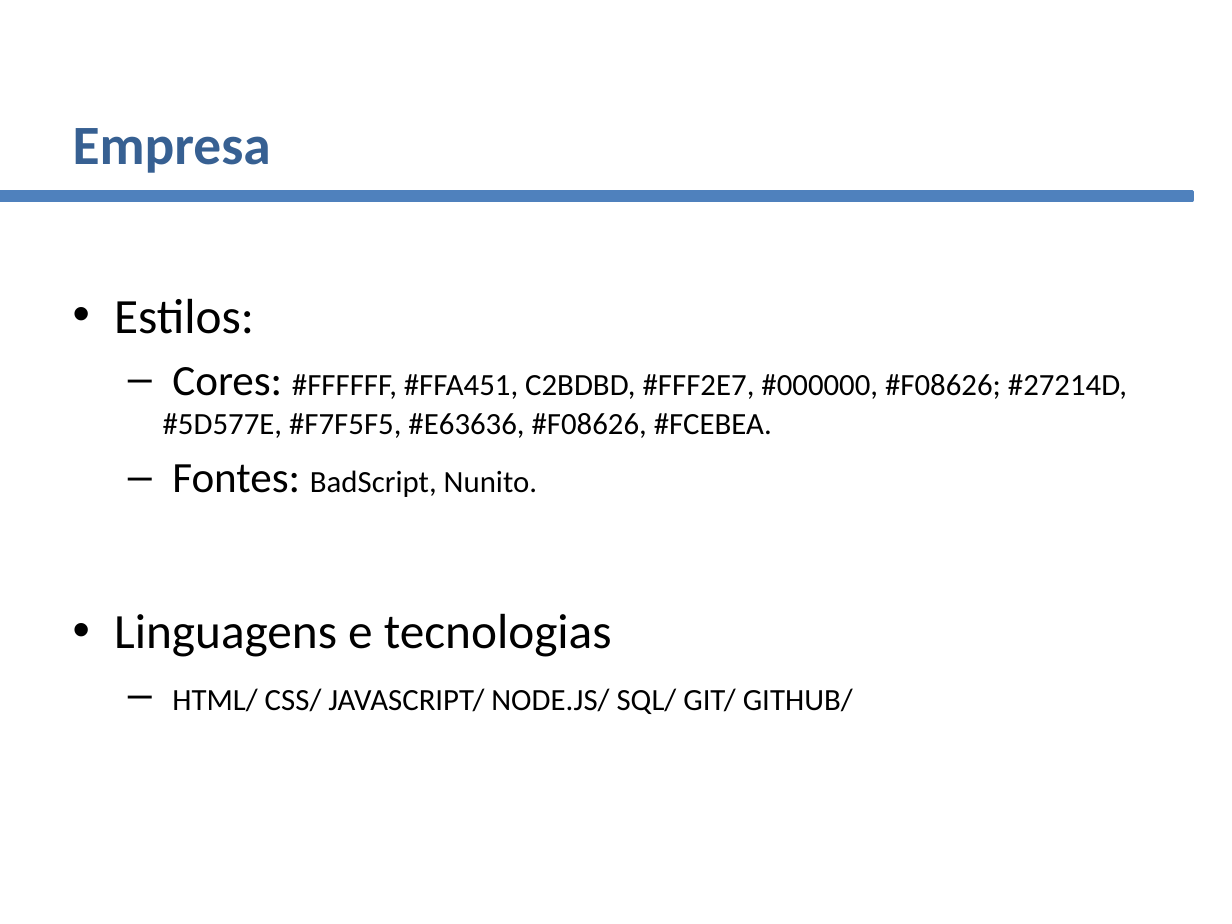
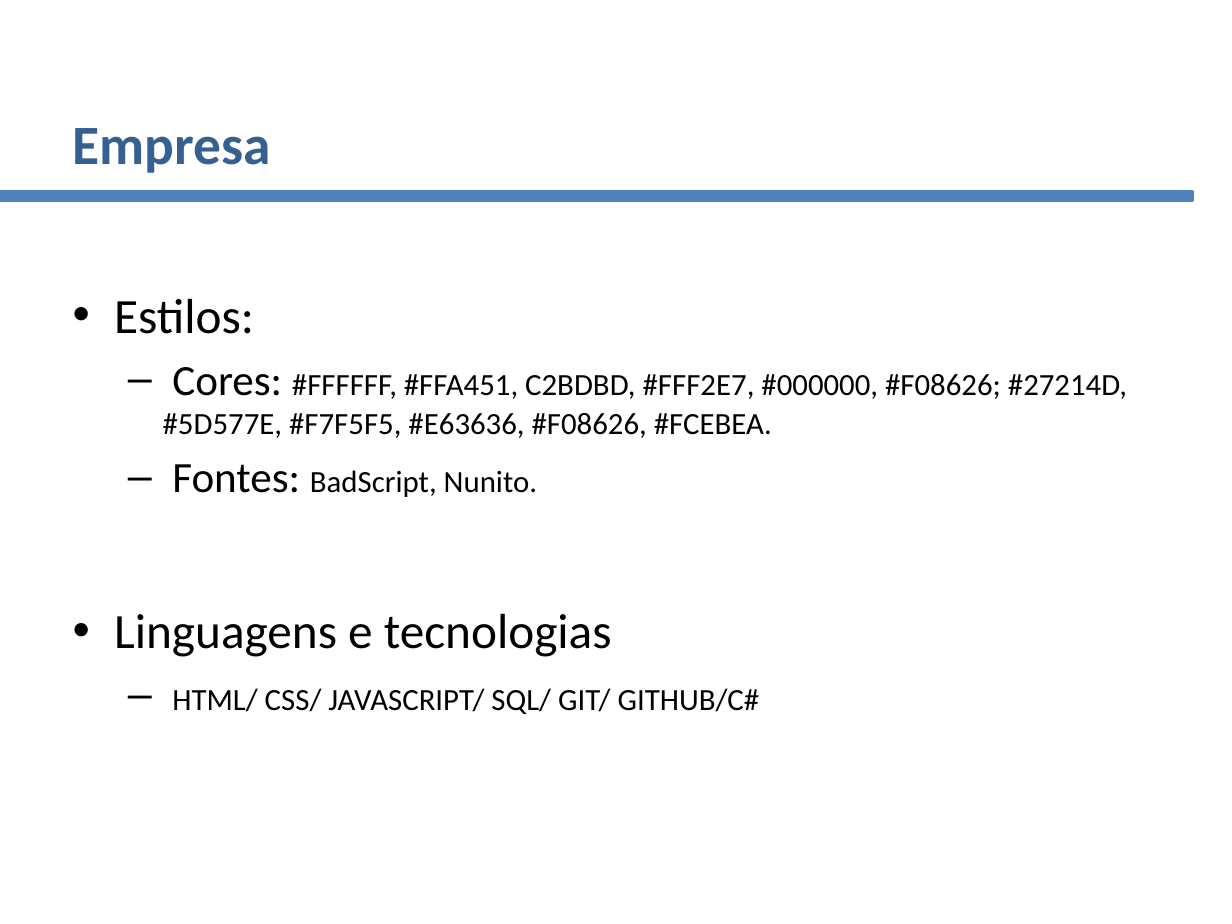
Before and after one commit to matheusg-dev/ProjetoDelivery_TCC, a slide deck: slide 6 of assets/documentacao_abnt/PowerPoint Projeto Final SENAI.pptx. Drawn at 1232x924 pixels with LibreOffice and Linux fonts; fonts in the diff are those of the drawing; background and template pictures are left out. Boxes give left, top, right and bottom in pixels: in the first picture for what was removed or moved away, otherwise in the second. Text is boxed around its words. In the diff, an @@ line names an element or a change of style, - is before the commit and + after.

```diff
--- a/assets/documentacao_abnt/PowerPoint Projeto Final SENAI.pptx
+++ b/assets/documentacao_abnt/PowerPoint Projeto Final SENAI.pptx
@@ text at <box>172,688,760,714</box>: text changed @@
-  – HTML/ CSS/ JAVASCRIPT/ NODE.JS/ SQL/ GIT/ GITHUB/
+  – HTML/ CSS/ JAVASCRIPT/ SQL/ GIT/ GITHUB/C#
```
Also in this commit, not shown: 3 other slides changed, 7 other files.
